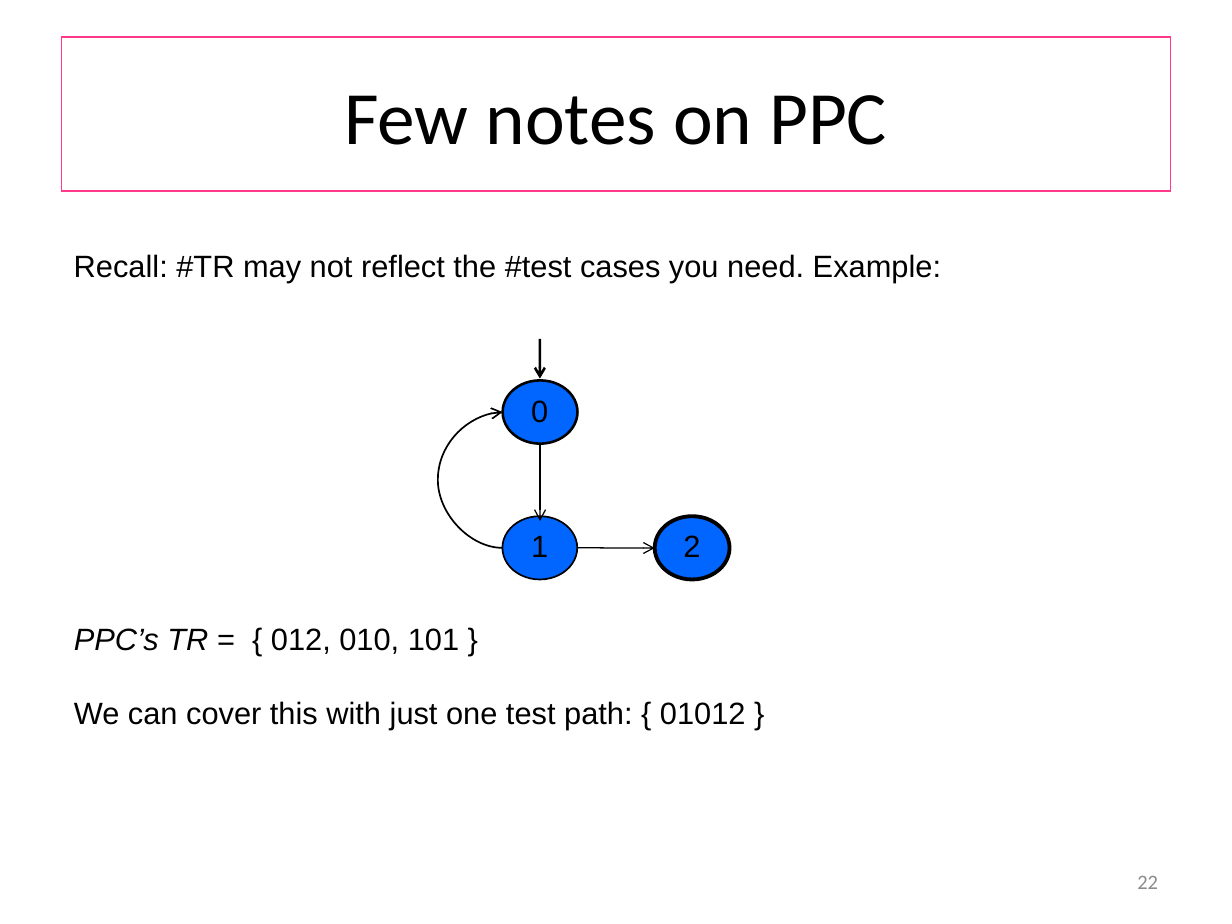
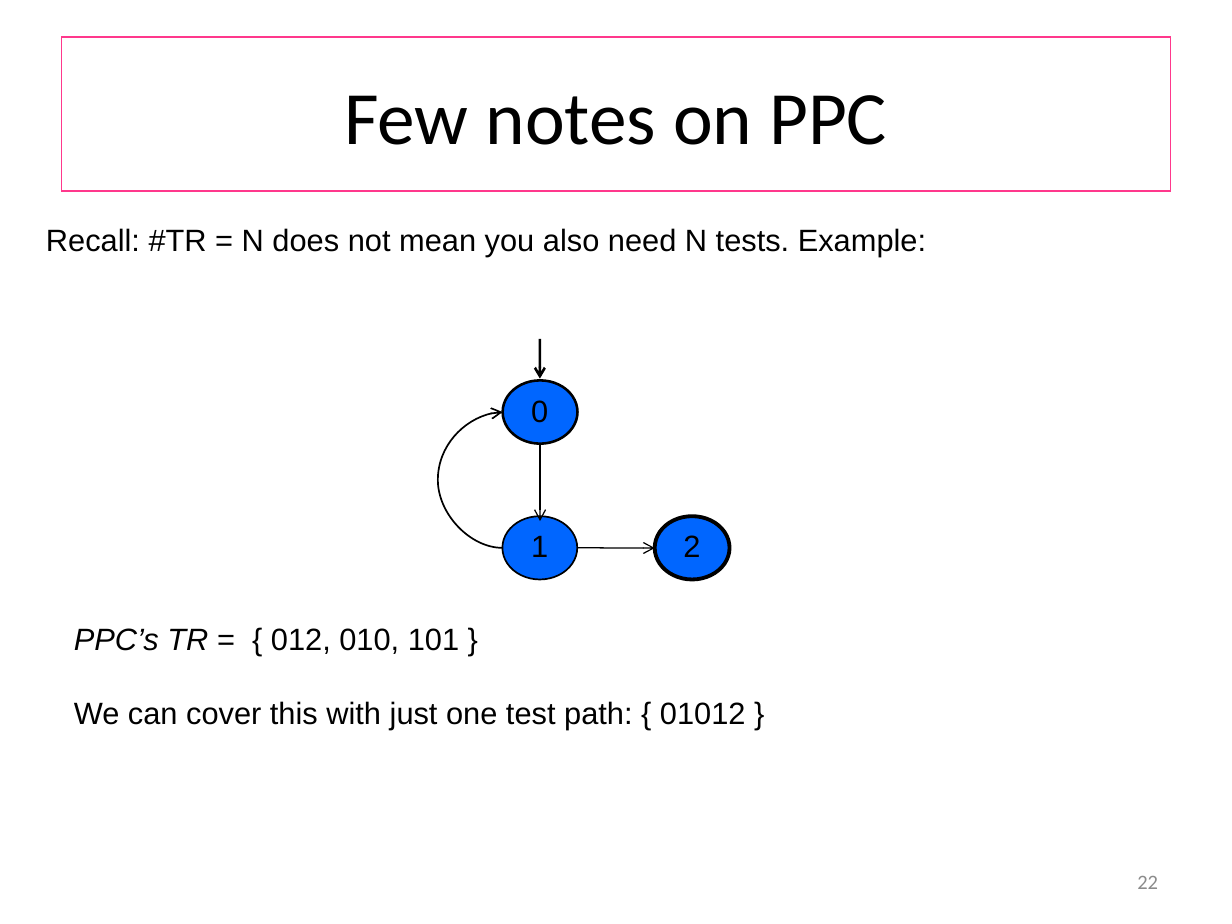
Before and after one commit to wooshrow/b3stv, a slide deck: slide 22 of slides/gbt.pptx. Drawn at 1232x924 pixels with LibreOffice and Linux fonts; fonts in the diff are those of the drawing. Boxes give left, top, right and bottom in pixels: in the first picture for what was removed or moved away, otherwise in the second. Text is boxed around its words. In the diff, an @@ line names an element or a change of style, - is before the commit and + after.

```diff
--- a/slides/gbt.pptx
+++ b/slides/gbt.pptx
@@ text at (46,228,926,257): text changed @@
-Recall: #TR may not reflect the #test cases you need. Example:
+Recall: #TR = N does not mean you also need N tests. Example:
```
Also in this commit, not shown: 10 other slides changed, 1 slide removed, 3 other files.
